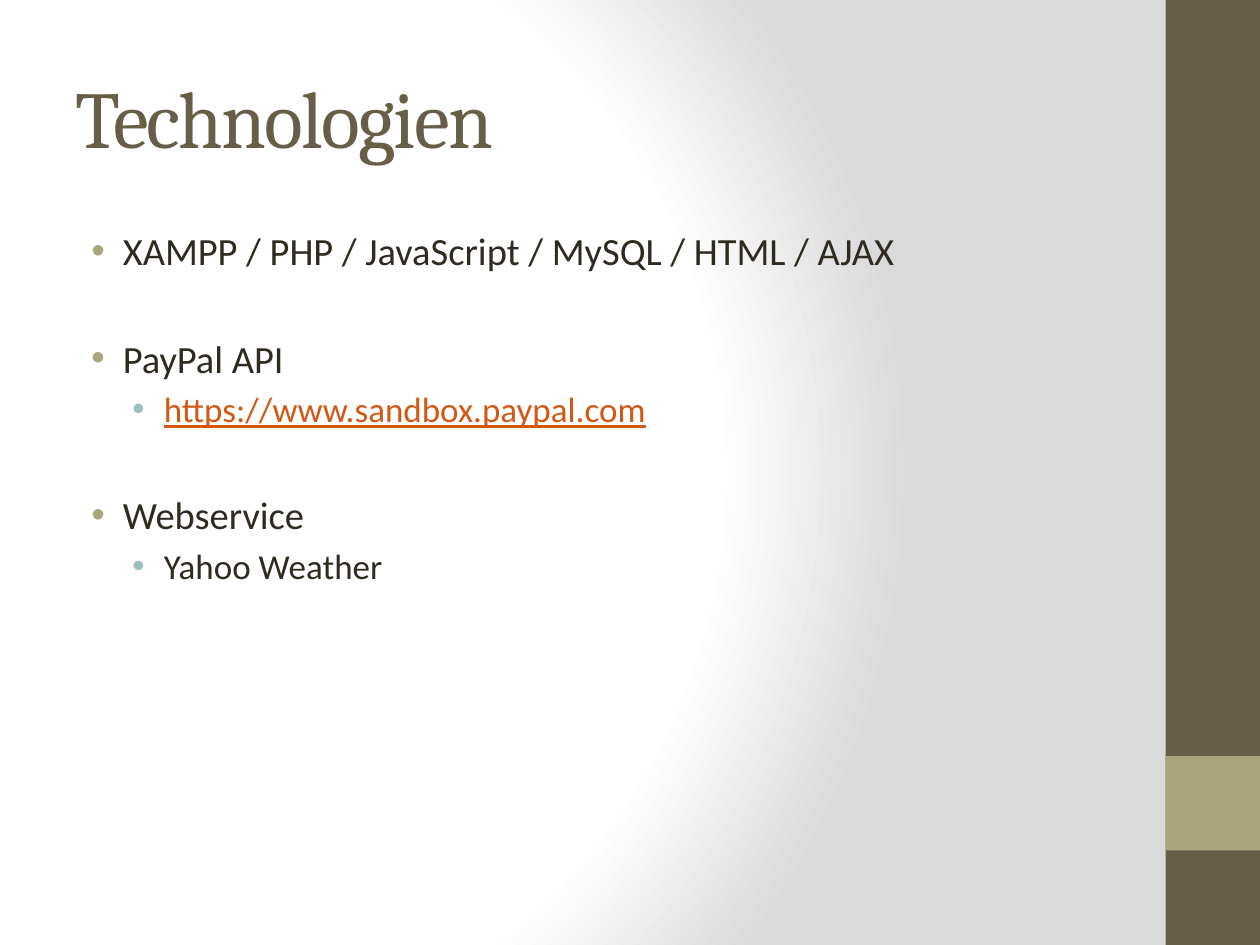
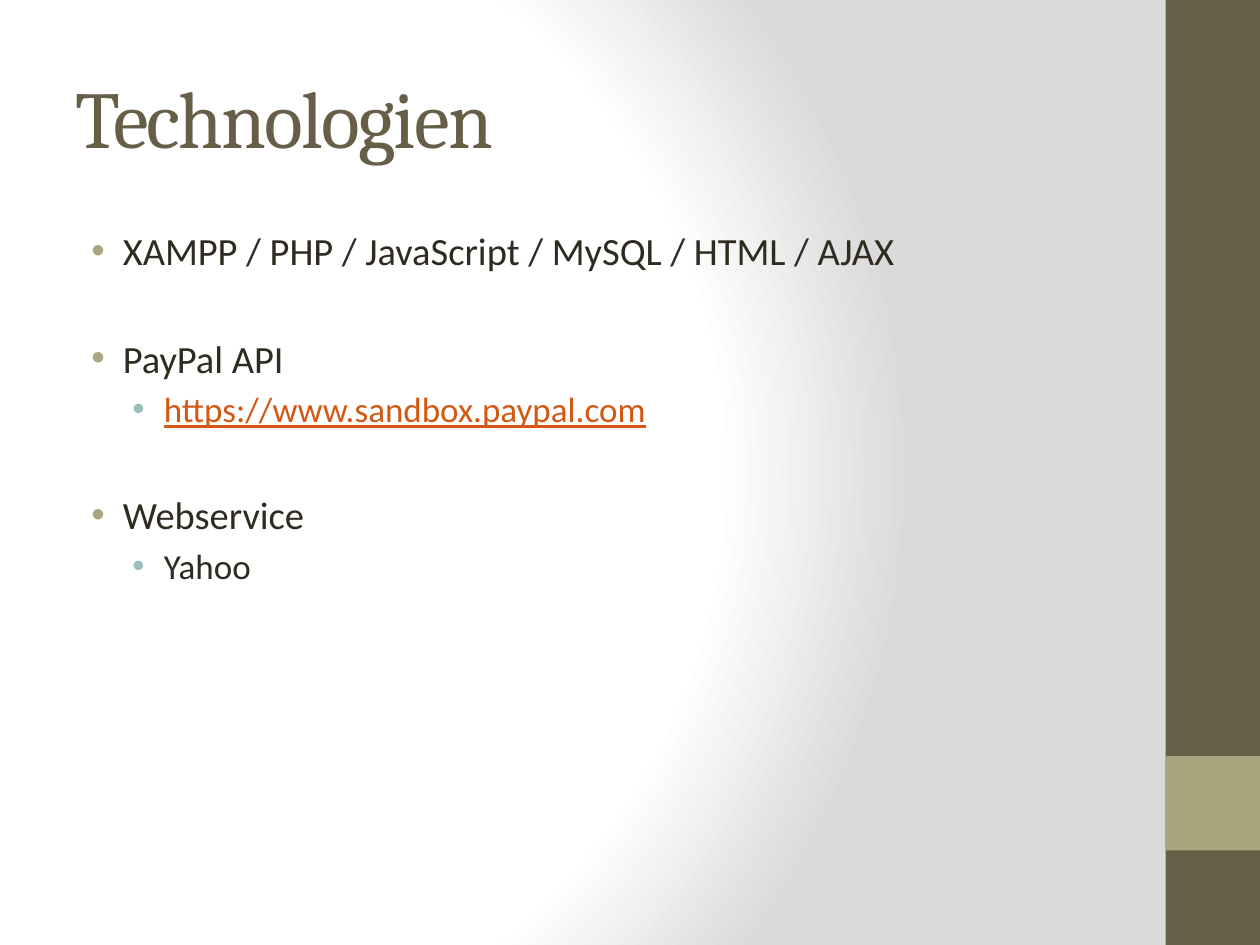
Before and after one commit to kochm8/ch.bfh.bti7054.w2014.p.beerwebshop, a slide deck: slide 3 of doc/Präsentation.pptx. Drawn at 1260x945 pixels with LibreOffice and Linux fonts; fonts in the diff are those of the drawing. Boxes give left, top, right and bottom in pixels: in the first picture for what was removed or moved away, otherwise in the second. Text is boxed around its words. In the diff, an @@ line names an element or a change of style, - is before the commit and + after.

```diff
--- a/doc/Präsentation.pptx
+++ b/doc/Präsentation.pptx
@@ text at <box>164,554,251,580</box>: text changed @@
-  • Yahoo Weather
+  • Yahoo
```
Also in this commit, not shown: 4 other slides changed, 1 slide added.
